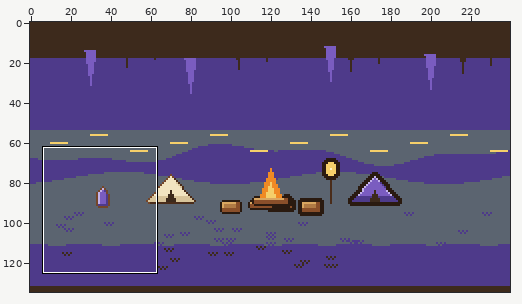
One commit to this pixel-art file: opus-test-run/aseprite/trek-3b-camp.aseprite. The picture above shows the old version from afar; the outline marks the close-up.
Close-up. Old version:
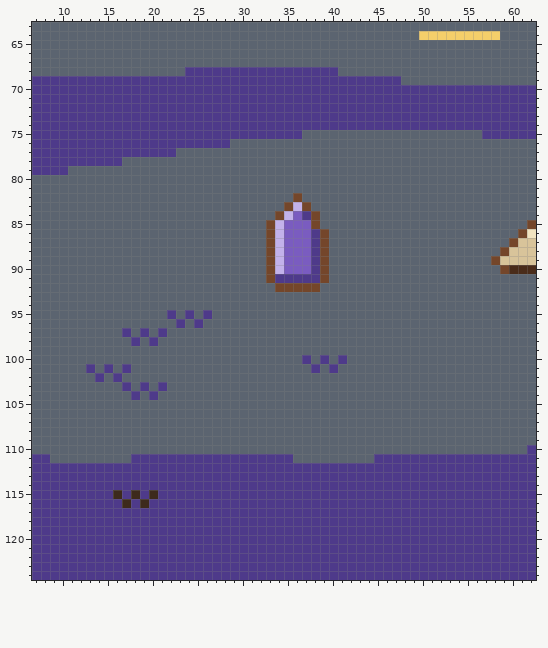
240x135 pixels, 1 frame. Shown: x 7..62, y 63..124. The commit also changed other parts of the picture, which this record leaves out.
And afterwards:
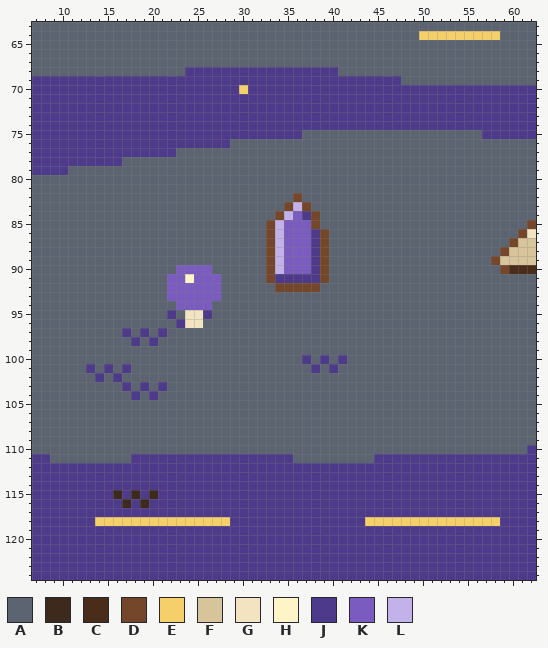
Palette (. is transparent): A #5b6470  B #3d2a1c  C #4a2c1a  D #74462a  E #f5cf6a  F #d8c49a  G #f2e4c0  H #fff3c8  J #4e3a8a  K #7a5cc0  L #c3b2ea
Changes in this commit:
Layer "detail":
y 70: x 30 J -> E
y 90: x 23..26 AAAA -> KKKK
y 91: x 22..27 AAAAAA -> KKHKKK
y 92..93: x 22..27 AAAAAA -> KKKKKK
y 94: x 23..26 AAAA -> KKKK
y 95: x 24..25 JA -> GG
y 96: x 24..25 AJ -> GG
y 118: x 14..28 JJJJJJJJJJJJJJJ -> EEEEEEEEEEEEEEE; x 44..58 JJJJJJJJJJJJJJJ -> EEEEEEEEEEEEEEE
Boxes around the changes in both close-ups, in picture pixels (x1, y1, x2, y2):
changed: (239, 85, 248, 94)
changed: (167, 265, 221, 328)
changed: (95, 517, 230, 526)
changed: (365, 517, 500, 526)
